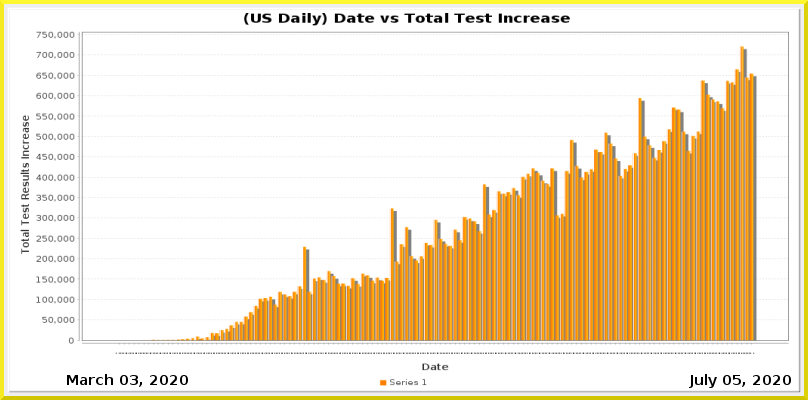
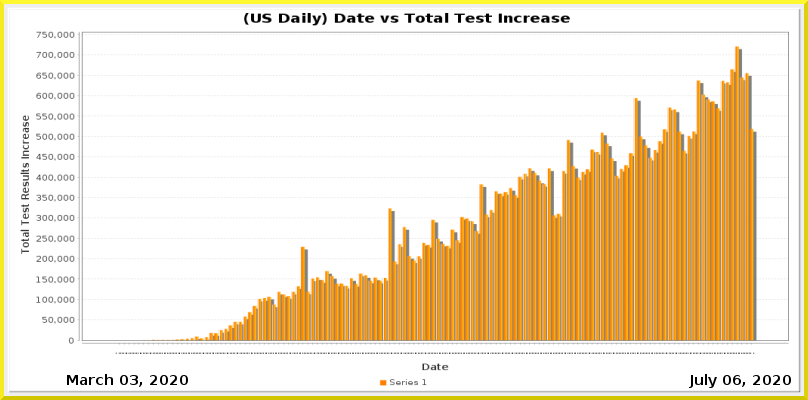
Revision of a layered 808x400 image; what changed, layer by layer:
painted on "Current Date" over [733,375,741,385]
painted on "Date_vs_TestIncrease.png" over [134,46,757,354]
